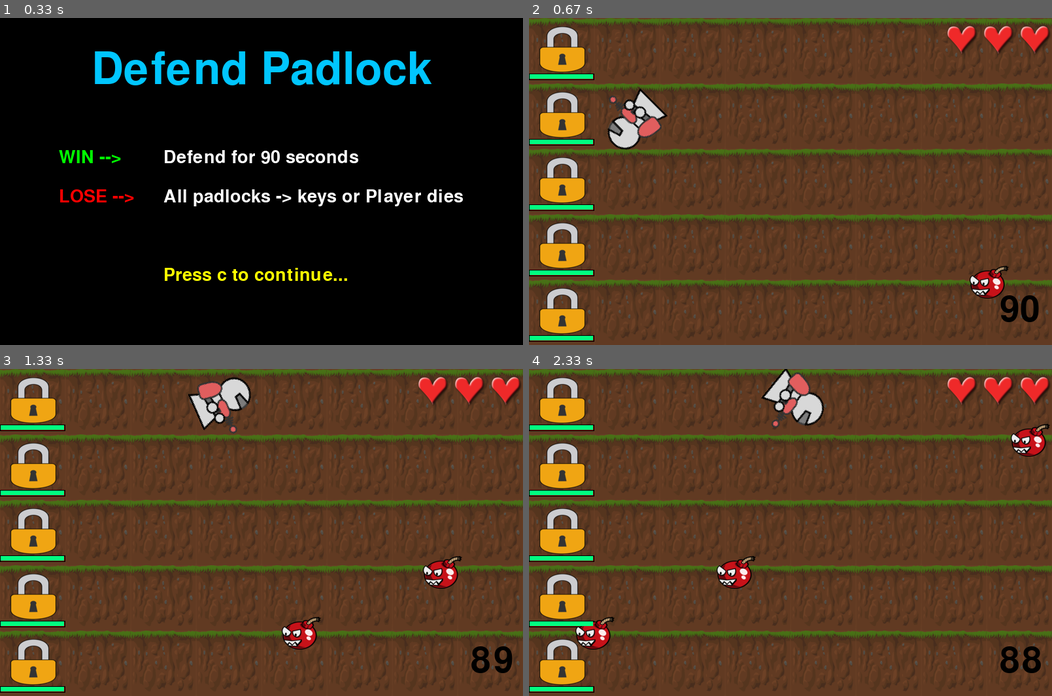
Above: before the commit, frames 1-4 (two rows, left to right).
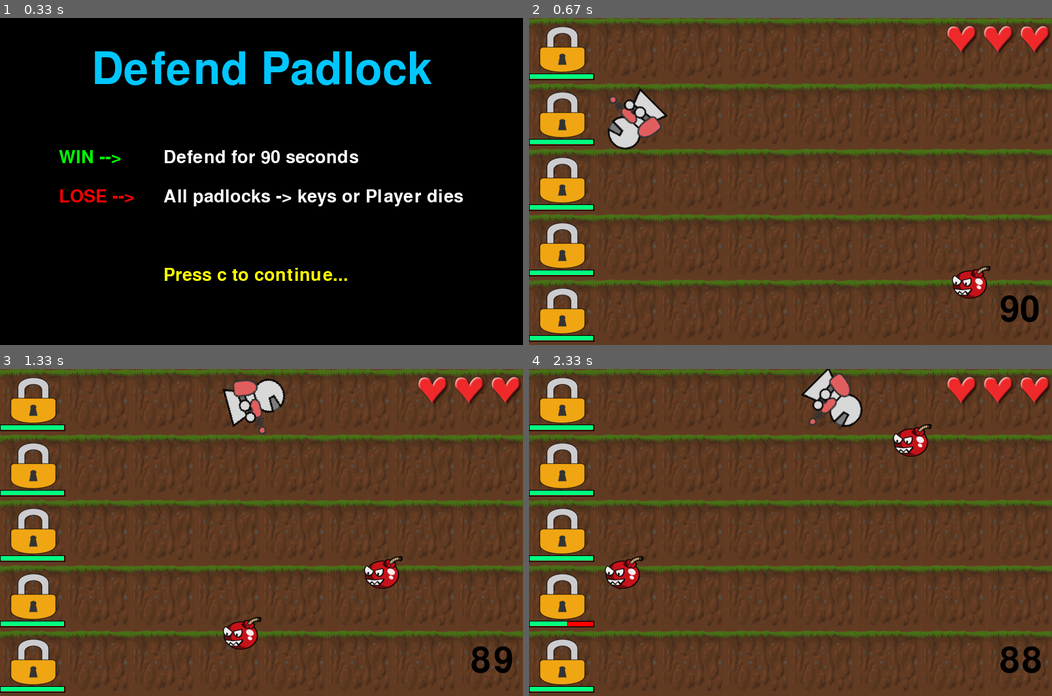
Above: after the commit, the same moments.

Repository: haeunsong/pygame_project
Game: pygame game, started from main.py
The game is run twice, just before and just after one commit, with the same random seed, the same clock (stepped at 60 frames per second) and the same inputs.
Inputs (mouse positions are in pixels of both pictures, inside the frame that each line leads up to):
- Up to frame 1 (0.33 s): no input
- Up to frame 2 (0.67 s): tap C at 0.33 s
- Up to frame 3 (1.33 s): hold D 0.67-1.13 s; move the mouse to (261, 555) at 0.7 s; hold W from 1.17 s (still down); move the mouse to (313, 604) at 1.2 s
- Up to frame 4 (2.33 s): release W at 1.47 s; hold D 1.5-1.97 s; move the mouse to (628, 483) at 1.53 s; hold A from 2 s (still down); move the mouse to (628, 607) at 2.03 s

Frame 1 is identical in both runs. In frame 2, 0.8% of the frame differs, in the area x 80-92%, y 75-86%; in frame 3, 4.0%; in frame 4, 4.8%, in the area x 7-100%, y 0-86%.

Commit message:
프로젝트 기간 추가

Diff:
--- a/setting.py
+++ b/setting.py
@@ -3,7 +3,7 @@
 width, height = 800,500
 screen=pygame.display.set_mode((width,height))
 pygame.display.set_caption("** Defend Padlock **")
-FPS=40
+FPS=50
 fpsClock=pygame.time.Clock()
 
 current_path = os.path.dirname(__file__)
Not shown, changed: README.md
